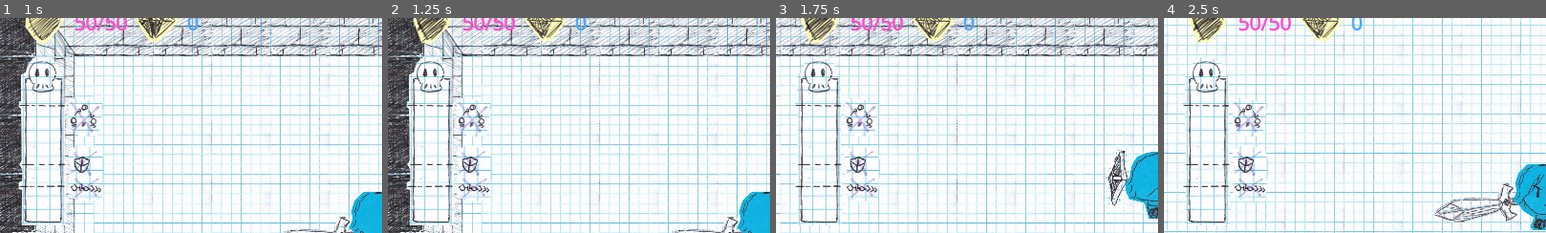
Above: before the commit, frames 1-4 (left to right).
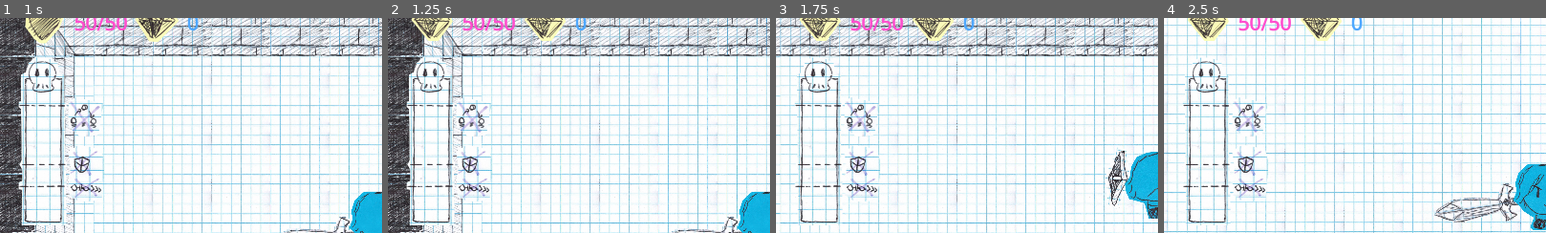
Above: after the commit, the same moments.

Repository: Tarudahat/cursed-bag
Game: Godot game, scene res://scenes/titlescreen.tscn
Same seed, same stepped clock (60 frames per second), same inputs: the game is played once before the commit and once after it. Sound files missing from this copy of the repository are replaced by a short silence.
Inputs (mouse positions are % of the whole screen's width and height, from its top left):
- Up to frame 1 (1 s): click (32, 52) at 0.5 s
- Up to frame 2 (1.25 s): no input
- Up to frame 3 (1.75 s): tap Enter (ui_accept) at 1.25, 1.52 s; move the mouse to (72, 45) at 1.27 s; hold Right (ui_right) from 1.28 s (still down); hold Right mouse button (fire_btn) from 1.28 s (still down)
- Up to frame 4 (2.5 s): move the mouse to (30, 55) at 2.02 s; release Right (ui_right) at 2.03 s; release Right mouse button (fire_btn) at 2.03 s; hold Down (ui_down) from 2.03 s (still down); click (30, 55) at 2.1 s; tap Enter (ui_accept) at 2.27 s
The pictures show only the part of the screen within x 0-50%, y 0-50%; the shares and areas given below are measured in that part.

Frame 1 is identical in both runs. In frame 2, 0.7% of the frame differs, in the area x 6-17%, y 0-12%; in frame 3, 0.7%; in frame 4, 0.7%.

Commit message:
reorganise assets

Diff:
--- a/entities/Gem.tscn
+++ b/entities/Gem.tscn
@@ -1,8 +1,8 @@
 [gd_scene format=3 uid="uid://5tslfllocxqm"]
 
 [ext_resource type="Script" uid="uid://d3rnt60qwbdi2" path="res://entities/gem.gd" id="1_wf8lw"]
-[ext_resource type="Texture2D" uid="uid://b7u23lau1l57n" path="res://assets/dia1.png" id="2_yhn3m"]
-[ext_resource type="Texture2D" uid="uid://2vmnwlthhucs" path="res://assets/dia2.png" id="3_clwes"]
+[ext_resource type="Texture2D" uid="uid://lgvj7uuewtk5" path="res://assets/items/dia1.png" id="2_yhn3m"]
+[ext_resource type="Texture2D" uid="uid://bdfmu0bikou5x" path="res://assets/items/dia2.png" id="3_clwes"]
 
 [sub_resource type="SpriteFrames" id="SpriteFrames_4t64q"]
 animations = [{
--- a/entities/enemies/bullet.tscn
+++ b/entities/enemies/bullet.tscn
@@ -1,7 +1,7 @@
 [gd_scene format=3 uid="uid://cnspe0k2s4d5m"]
 
 [ext_resource type="Script" uid="uid://dr5grlyueusox" path="res://entities/enemies/bullet.gd" id="1_5a0gh"]
-[ext_resource type="Texture2D" uid="uid://djo1ddympoqwa" path="res://assets/bullet.png" id="2_5a0gh"]
+[ext_resource type="Texture2D" uid="uid://dvbw1v6eudhlh" path="res://assets/enemy/bullet.png" id="2_5a0gh"]
 
 [sub_resource type="RectangleShape2D" id="RectangleShape2D_6r5lk"]
 
--- a/entities/enemies/caster.tscn
+++ b/entities/enemies/caster.tscn
@@ -2,7 +2,7 @@
 
 [ext_resource type="Script" uid="uid://d3yh20fq7q8g8" path="res://entities/enemies/caster.gd" id="1_c1o6b"]
 [ext_resource type="Shader" uid="uid://dtlquc4l1hh40" path="res://assets/player.gdshader" id="2_mgqau"]
-[ext_resource type="Texture2D" uid="uid://bkh6pyj77qtmb" path="res://assets/caster.png" id="3_mgqau"]
+[ext_resource type="Texture2D" uid="uid://ckomt0ky53us7" path="res://assets/enemy/caster.png" id="3_mgqau"]
 
 [sub_resource type="CircleShape2D" id="CircleShape2D_nqo0b"]
 radius = 112.0
--- a/entities/enemies/ghost.tscn
+++ b/entities/enemies/ghost.tscn
@@ -1,7 +1,7 @@
 [gd_scene format=3 uid="uid://bb6n5y0j0v61k"]
 
 [ext_resource type="Script" uid="uid://cds4lwpxtoa57" path="res://entities/enemies/ghost.gd" id="1_djdh1"]
-[ext_resource type="Texture2D" uid="uid://cdowqhsrdqt8k" path="res://assets/ghost.png" id="1_j4uan"]
+[ext_resource type="Texture2D" uid="uid://3xsrcpr3vx7f" path="res://assets/enemy/ghost.png" id="1_j4uan"]
 [ext_resource type="Shader" uid="uid://dtlquc4l1hh40" path="res://assets/player.gdshader" id="2_v78bc"]
 
 [sub_resource type="ShaderMaterial" id="ShaderMaterial_wuakj"]
--- a/entities/enemies/turret.tscn
+++ b/entities/enemies/turret.tscn
@@ -2,7 +2,7 @@
 
 [ext_resource type="Script" uid="uid://kam3uq2n2wkl" path="res://entities/enemies/turret.gd" id="1_h6tj7"]
 [ext_resource type="Shader" uid="uid://dtlquc4l1hh40" path="res://assets/player.gdshader" id="2_aiw5j"]
-[ext_resource type="Texture2D" uid="uid://c6whruhq53rad" path="res://assets/turret.png" id="3_aiw5j"]
+[ext_resource type="Texture2D" uid="uid://cmee2p2p2o8vj" path="res://assets/enemy/turret.png" id="3_aiw5j"]
 
 [sub_resource type="ShaderMaterial" id="ShaderMaterial_k8wxo"]
 resource_local_to_scene = true
--- a/entities/player.tscn
+++ b/entities/player.tscn
@@ -2,18 +2,18 @@
 
 [ext_resource type="Script" uid="uid://buic4p2qdh6ry" path="res://entities/player.gd" id="1_b0kkn"]
 [ext_resource type="Shader" uid="uid://dtlquc4l1hh40" path="res://assets/player.gdshader" id="1_e4p34"]
-[ext_resource type="Texture2D" uid="uid://di56y7oxis6lw" path="res://assets/sword.png" id="2_rfe5m"]
-[ext_resource type="Texture2D" uid="uid://cghs2ytrghqcp" path="res://assets/shield.png" id="3_q0i8f"]
-[ext_resource type="Texture2D" uid="uid://cokkefnahqalh" path="res://assets/heart1.png" id="4_qsoyl"]
-[ext_resource type="Texture2D" uid="uid://dtwv3ekls8yo0" path="res://assets/heart2.png" id="5_6nm46"]
-[ext_resource type="Texture2D" uid="uid://b7u23lau1l57n" path="res://assets/dia1.png" id="6_i623q"]
-[ext_resource type="Texture2D" uid="uid://2vmnwlthhucs" path="res://assets/dia2.png" id="7_ef06p"]
-[ext_resource type="Texture2D" uid="uid://c2yxrlcx44m4r" path="res://assets/empty_curse.png" id="8_tjdhl"]
-[ext_resource type="Texture2D" uid="uid://klep4828hvwo" path="res://assets/full_curse.png" id="9_x08pd"]
-[ext_resource type="Texture2D" uid="uid://c7lx1nhkd35i2" path="res://assets/shadow.png" id="10_q0i8f"]
-[ext_resource type="Texture2D" uid="uid://cgyjqj7kjpd3m" path="res://assets/hero_back.png" id="11_kdgjc"]
-[ext_resource type="Texture2D" uid="uid://ptcm58fqwkff" path="res://assets/hero_front.png" id="12_q0i8f"]
-[ext_resource type="Texture2D" uid="uid://c5lnta0bo0h7c" path="res://assets/hero_l.png" id="13_0i614"]
+[ext_resource type="Texture2D" uid="uid://crbo5an430kmp" path="res://assets/player/sword.png" id="2_rfe5m"]
+[ext_resource type="Texture2D" uid="uid://3kyr4gu143lh" path="res://assets/player/shield.png" id="3_q0i8f"]
+[ext_resource type="Texture2D" uid="uid://5xsmus155fu7" path="res://assets/items/heart1.png" id="4_qsoyl"]
+[ext_resource type="Texture2D" uid="uid://bdfmu0bikou5x" path="res://assets/items/dia2.png" id="5_6nm46"]
+[ext_resource type="Texture2D" uid="uid://lgvj7uuewtk5" path="res://assets/items/dia1.png" id="6_i623q"]
+[ext_resource type="Texture2D" uid="uid://bdfmu0bikou5x" path="res://assets/items/dia2.png" id="7_ef06p"]
+[ext_resource type="Texture2D" uid="uid://b64o5f027h2al" path="res://assets/UI/empty_curse.png" id="8_tjdhl"]
+[ext_resource type="Texture2D" uid="uid://dvfc3oxu7oxnv" path="res://assets/UI/full_curse.png" id="9_x08pd"]
+[ext_resource type="Texture2D" uid="uid://ce24ixxxy7vnx" path="res://assets/player/shadow.png" id="10_q0i8f"]
+[ext_resource type="Texture2D" uid="uid://djprlh7kyjjxa" path="res://assets/player/hero_back.png" id="11_kdgjc"]
+[ext_resource type="Texture2D" uid="uid://uv076jj83h6j" path="res://assets/player/hero_front.png" id="12_q0i8f"]
+[ext_resource type="Texture2D" uid="uid://dran0t055o5hr" path="res://assets/player/hero_l.png" id="13_0i614"]
 
 [sub_resource type="RectangleShape2D" id="RectangleShape2D_b0kkn"]
 size = Vector2(26.541565, 20)
--- a/entities/sword_blast.tscn
+++ b/entities/sword_blast.tscn
@@ -1,7 +1,7 @@
 [gd_scene format=3 uid="uid://dpl2narjj0i7u"]
 
 [ext_resource type="Script" uid="uid://d1iuk6vr6i8sa" path="res://entities/sword_blast.gd" id="1_h2sfm"]
-[ext_resource type="Texture2D" uid="uid://cnw727yq48lxy" path="res://assets/swbl.png" id="2_h2sfm"]
+[ext_resource type="Texture2D" uid="uid://c3owdgmvphvdr" path="res://assets/player/swbl.png" id="2_h2sfm"]
 
 [sub_resource type="RectangleShape2D" id="RectangleShape2D_h2sfm"]
 
--- a/scenes/ankh.tscn
+++ b/scenes/ankh.tscn
@@ -1,7 +1,7 @@
 [gd_scene format=3 uid="uid://drhl5iiy75v7g"]
 
 [ext_resource type="Script" uid="uid://d1ab4lsvpqf13" path="res://scenes/ankh.gd" id="1_00oo7"]
-[ext_resource type="Texture2D" uid="uid://ccga3vqewnvgm" path="res://assets/ankh.png" id="2_6qqjr"]
+[ext_resource type="Texture2D" uid="uid://dgp1kcrvgm3re" path="res://assets/items/ankh.png" id="2_6qqjr"]
 
 [sub_resource type="RectangleShape2D" id="RectangleShape2D_6qqjr"]
 
--- a/scenes/gameover.tscn
+++ b/scenes/gameover.tscn
@@ -1,6 +1,6 @@
 [gd_scene format=3 uid="uid://brrycm6a10bnv"]
 
-[ext_resource type="Texture2D" uid="uid://bpqxtlh6xdyvg" path="res://assets/gameover.png" id="1_ncp31"]
+[ext_resource type="Texture2D" uid="uid://tgd82exue5fy" path="res://assets/UI/gameover.png" id="1_ncp31"]
 [ext_resource type="Script" uid="uid://3bycahfkxydn" path="res://scenes/gameover.gd" id="2_dy3ie"]
 
 [node name="gameoverscreen" type="TextureRect" unique_id=546637633]
--- a/scenes/hp_pot.tscn
+++ b/scenes/hp_pot.tscn
@@ -1,7 +1,7 @@
 [gd_scene format=3 uid="uid://bocsxpr5ved0d"]
 
 [ext_resource type="Script" uid="uid://cmqlxv7qhcj1w" path="res://scenes/hp_pot.gd" id="1_l4j1e"]
-[ext_resource type="Texture2D" uid="uid://cbpmsa6p15dr7" path="res://assets/hp_pot.png" id="2_6medn"]
+[ext_resource type="Texture2D" uid="uid://c03q6n8r22ho7" path="res://assets/items/hp_pot.png" id="2_6medn"]
 
 [sub_resource type="RectangleShape2D" id="RectangleShape2D_6medn"]
 
--- a/scenes/level.tscn
+++ b/scenes/level.tscn
@@ -1,6 +1,6 @@
 [gd_scene format=4 uid="uid://cqau15lim4s0v"]
 
-[ext_resource type="Texture2D" uid="uid://cmrqjjfkntyew" path="res://assets/tiles.png" id="1_2q6dc"]
+[ext_resource type="Texture2D" uid="uid://dfc015rftf2mr" path="res://assets/tileset/tiles.png" id="1_2q6dc"]
 [ext_resource type="Script" uid="uid://baujxkr2w7d6l" path="res://scenes/level.gd" id="1_w8frs"]
 [ext_resource type="PackedScene" uid="uid://bbxswwnqomvju" path="res://entities/player.tscn" id="2_w7c3h"]
 
--- a/scenes/next_lvl.tscn
+++ b/scenes/next_lvl.tscn
@@ -1,7 +1,7 @@
 [gd_scene format=3 uid="uid://bluflnt46fryf"]
 
 [ext_resource type="Script" uid="uid://xwu5p6dund6p" path="res://scenes/next_lvl.gd" id="1_3e5mk"]
-[ext_resource type="Texture2D" uid="uid://dhlgjnouyywd2" path="res://assets/exit.png" id="2_3e5mk"]
+[ext_resource type="Texture2D" uid="uid://ffdkvsk2jc3c" path="res://assets/tileset/exit.png" id="2_3e5mk"]
 
 [sub_resource type="CircleShape2D" id="CircleShape2D_usoye"]
 radius = 72.0
--- a/scenes/shild.tscn
+++ b/scenes/shild.tscn
@@ -1,6 +1,6 @@
 [gd_scene format=3 uid="uid://ccbbm3crjuftr"]
 
-[ext_resource type="Texture2D" uid="uid://dcqw47f7nyf0m" path="res://assets/shild.png" id="1_6r8pr"]
+[ext_resource type="Texture2D" uid="uid://drvveq3j8hfr8" path="res://assets/items/shield.png" id="1_6r8pr"]
 [ext_resource type="Script" uid="uid://mp4ectd1quld" path="res://scenes/shild.gd" id="1_xrhin"]
 
 [sub_resource type="RectangleShape2D" id="RectangleShape2D_6r8pr"]
--- a/scenes/sounds.tscn
+++ b/scenes/sounds.tscn
@@ -1,10 +1,10 @@
 [gd_scene format=3 uid="uid://dod5enhs22n01"]
 
-[ext_resource type="AudioStream" uid="uid://cu4ycyoxyjj1j" path="res://assets/lol.wav" id="1_aevjb"]
+[ext_resource type="AudioStream" uid="uid://bsixa67wun2qu" path="res://assets/audio/lol.wav" id="1_aevjb"]
 [ext_resource type="Script" uid="uid://bu6qv2rlcbds1" path="res://scenes/sounds.gd" id="1_h5l0e"]
-[ext_resource type="AudioStream" uid="uid://pqwaui7udhbc" path="res://assets/shot.wav" id="2_8b883"]
-[ext_resource type="AudioStream" uid="uid://eo2xvttrv2kp" path="res://assets/sw.wav" id="2_umdxc"]
-[ext_resource type="AudioStream" uid="uid://dx5mb040t6pkt" path="res://assets/Boiler.wav" id="5_4v5pq"]
+[ext_resource type="AudioStream" uid="uid://cscghr2urg6xp" path="res://assets/audio/shot.wav" id="2_8b883"]
+[ext_resource type="AudioStream" uid="uid://dthdxioua477d" path="res://assets/audio/sw.wav" id="2_umdxc"]
+[ext_resource type="AudioStream" uid="uid://c1x3230fmt835" path="res://assets/audio/Boiler.wav" id="5_4v5pq"]
 
 [node name="Node" type="Node" unique_id=571839848]
 script = ExtResource("1_h5l0e")
--- a/scenes/test_level.tscn
+++ b/scenes/test_level.tscn
@@ -4,7 +4,7 @@
 [ext_resource type="PackedScene" uid="uid://bbxswwnqomvju" path="res://entities/player.tscn" id="2_paw1w"]
 [ext_resource type="PackedScene" uid="uid://dpl2narjj0i7u" path="res://entities/sword_blast.tscn" id="3_j6w7d"]
 [ext_resource type="PackedScene" uid="uid://5tslfllocxqm" path="res://entities/Gem.tscn" id="5_tmr53"]
-[ext_resource type="Texture2D" uid="uid://cmrqjjfkntyew" path="res://assets/tiles.png" id="6_88ety"]
+[ext_resource type="Texture2D" uid="uid://dfc015rftf2mr" path="res://assets/tileset/tiles.png" id="6_88ety"]
 [ext_resource type="PackedScene" uid="uid://cpykqgcjwd86p" path="res://entities/enemies/spike.tscn" id="6_qcd3b"]
 
 [sub_resource type="TileSetAtlasSource" id="TileSetAtlasSource_qcd3b"]
--- a/scenes/titlescreen.tscn
+++ b/scenes/titlescreen.tscn
@@ -1,6 +1,6 @@
 [gd_scene format=3 uid="uid://bc2x88aeeqpns"]
 
-[ext_resource type="Texture2D" uid="uid://dqphvf4ep28qi" path="res://assets/titlescreen.png" id="1_3jj3l"]
+[ext_resource type="Texture2D" uid="uid://b0maromv8uwbh" path="res://assets/UI/titlescreen.png" id="1_3jj3l"]
 [ext_resource type="Script" uid="uid://khpmaijkn66i" path="res://scenes/titlescreen.gd" id="1_6d6rd"]
 
 [node name="titlescreen" type="TextureRect" unique_id=860765219]
--- a/scenes/win.tscn
+++ b/scenes/win.tscn
@@ -1,6 +1,6 @@
 [gd_scene format=3 uid="uid://cnpjefp87c03p"]
 
-[ext_resource type="Texture2D" uid="uid://bhfn73xm75inj" path="res://assets/win.png" id="1_r4oei"]
+[ext_resource type="Texture2D" uid="uid://dwkwibyc12twn" path="res://assets/UI/win.png" id="1_r4oei"]
 [ext_resource type="Script" uid="uid://b58iwhhdoafr0" path="res://scenes/win.gd" id="2_826fv"]
 
 [node name="TextureRect" type="TextureRect" unique_id=1544977021]
Not shown, removed: assets/Boiler.wav.import
Renamed: assets/empty_curse.png -> assets/UI/empty_curse.png
Not shown, added: assets/UI/empty_curse.png.import
Renamed: assets/full_curse.png -> assets/UI/full_curse.png
Not shown, added: assets/UI/full_curse.png.import
Renamed: assets/gameover.png -> assets/UI/gameover.png
Not shown, added: assets/UI/gameover.png.import
Renamed: assets/titlescreen.png -> assets/UI/titlescreen.png
Not shown, added: assets/UI/titlescreen.png.import
Renamed: assets/win.png -> assets/UI/win.png
Not shown, added: assets/UI/win.png.import
Not shown, removed: assets/ankh.png.import
(and 88 more such lines)
